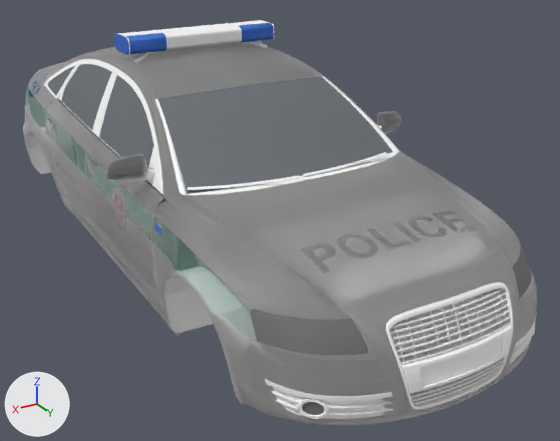
Two versions of the FBX model Speedhunt/Assets/_models/cars/cops/cop.fbx, one commit apart.
Before and after are seen from a 50 mm camera at (2.49, 4.9, 2.13) aimed at (-0.26, 0.31, -0.16). The lights are fixed; the arrows at lower left show +X, +Y and +Z. Where no turn or scale is listed for an object, it has been applied to the vertices.

In view in the first picture: 'kebulas.001'.
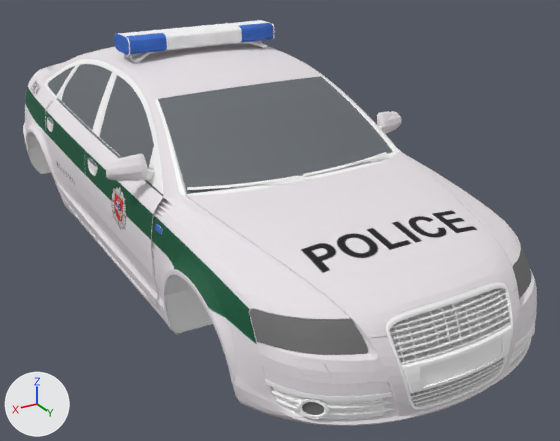
Where the change shows, as pixel boxes (x1, y1, x2, y2) in the pictures (560 x 441 px):
'kebulas.001', surface changed (grey to white)
    both: (23, 26, 537, 426)

Diff of the bpy script that builds the scene:
```diff
--- a/Speedhunt/Assets/_models/cars/cops/cop.fbx.py
+++ b/Speedhunt/Assets/_models/cars/cops/cop.fbx.py
@@ img_sonas_policija_png @@
-img_sonas_policija_png = load_image('sonas-policija.png', 'textures/sonas-policija.jpg', 2048, 2048, 'Non-Color')
+img_sonas_policija_png = load_image('sonas-policija.png', 'textures/sonas-policija.jpg', 2048, 2048, 'sRGB')
@@ mat_g41m2 @@
 n0 = _N.new('ShaderNodeBsdfPrincipled'); n0.name = 'Principled BSDF'
 n2.image = img_sonas_policija_png
-n3 = _N.new('ShaderNodeTexImage'); n3.name = 'Image Texture.001'
-n3.image = img_sonas_policija_png
-n4 = _N.new('ShaderNodeTexImage'); n4.name = 'Image Texture.002'
-n4.image = img_sonas_policija_png
 _L.new(n2.outputs[0], n0.inputs[0])  # 'Color' to 'Base Color'
-_L.new(n3.outputs[0], n0.inputs[18])  # 'Color' to 'Transmission Weight'
-_L.new(n4.outputs[0], n0.inputs[4])  # 'Color' to 'Alpha'
 _L.new(n0.outputs[0], n1.inputs[0])  # 'BSDF' to 'Surface'
```
